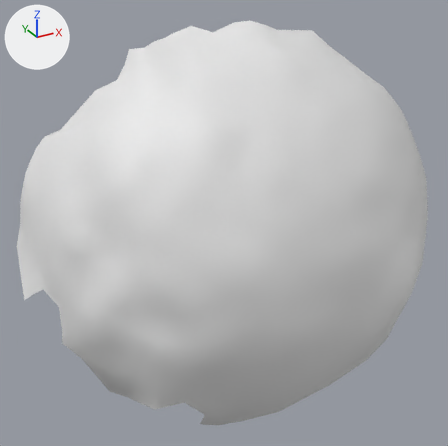
Renders of the OBJ model res/final/onecam_fullvolume/12/cleanedup/FullVolium.000352.obj from each side of a commit.
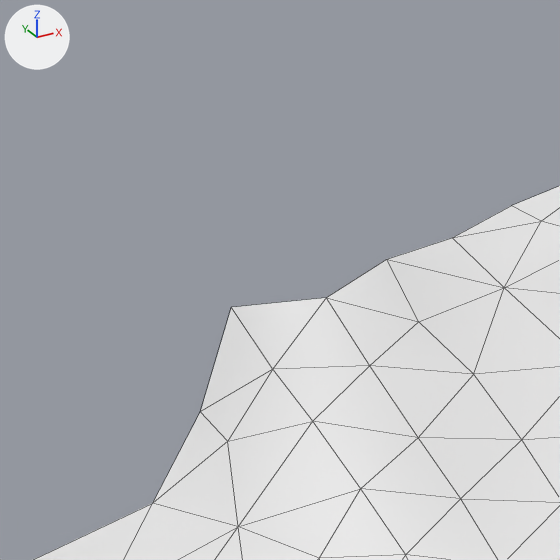
Each version appears first whole from a camera (50 mm lens) standing at (-571.9, 455.3, 497.4) and looking at (-479.3, 623.5, 413.3), and next in a close-up on the part from 21% to 41% of the width and 0% to 20% of the height. The axes (+X, +Y, +Z) are drawn at upper left. The lights are the same throughout. The close-ups show mesh edges as thin lines. Where no turn or scale is listed for an object, it has been applied to the vertices.

The first close-up shows 'FullVolium.000352'.
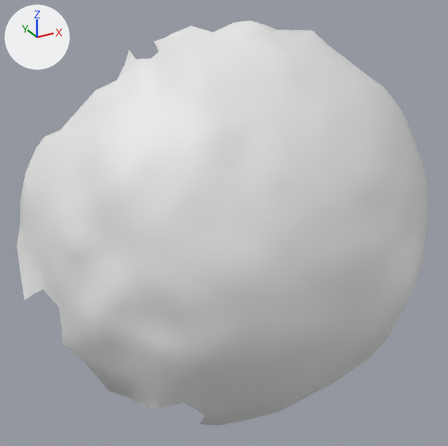
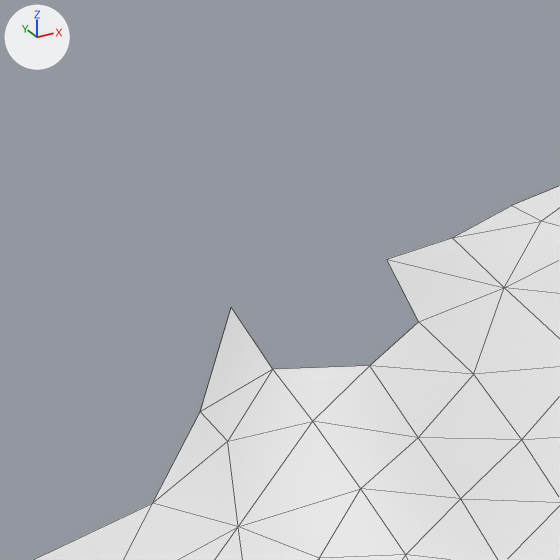
The edits, one by one:
me_fullvolium_000352 has 714 vertices, 1383 faces and spans x -544.2..-412.1, y 575.2..671.6, z 351.3..477.3.
me_fullvolium_000352 is used by ob_fullvolium_000352; location (0.0, 0.0, 0.0).
Verts and faces of me_fullvolium_000352; kept vertices keep their numbers, new ones are numbered from 714.
Before the commit, vertices of me_fullvolium_000352: 475 (-500.9, 628.5, 468.5) at pixel (369, 365), 476 (-501.3, 632.6, 471.1) at pixel (326, 297), 477 (-497.3, 631.0, 469.9) at pixel (418, 321), 478 (-497.2, 634.8, 472.3) at pixel (386, 259), 480 (-504.1, 632.6, 468.0) at pixel (272, 369).
Before the commit, vertices of me_fullvolium_000352: 711 (-503.7, 638.8, 470.1) at pixel (231, 307).
Part 1, on me_fullvolium_000352:
Vertices deleted: 476 (with the faces that use them).

What differs and where, as boxes [x1, y1, x2, y2] in the close-ups (560 x 560 px):
part 1 of me_fullvolium_000352, deleted: before [232, 259, 419, 369]
